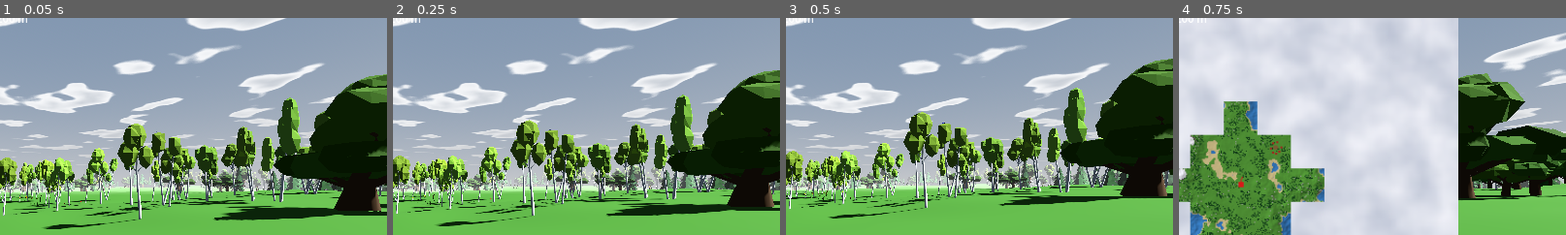
Above: before the commit, frames 1-4 (left to right).
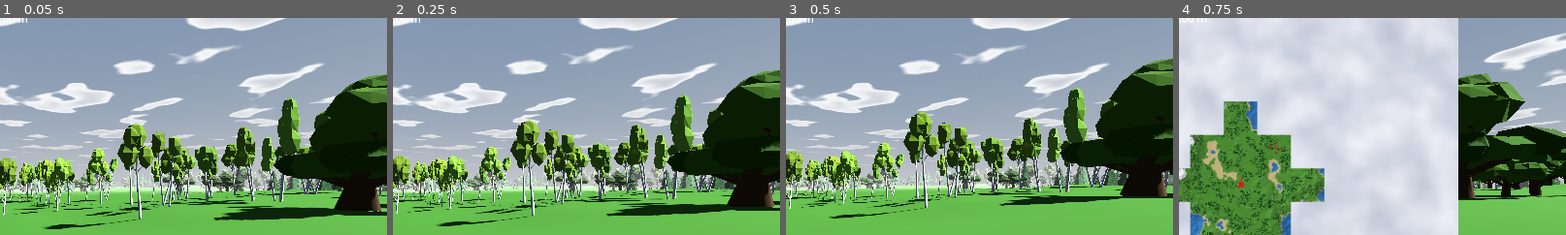
Above: after the commit, the same moments.

Repository: tdebarochez/openworld
Game: Godot game, scene res://main.tscn
The game is run twice, just before and just after one commit, with the same random seed, the same clock (stepped at 60 frames per second) and the same inputs.
Inputs (mouse positions are % of the whole screen's width and height, from its top left):
- Up to frame 1 (0.05 s): no input
- Up to frame 2 (0.25 s): no input
- Up to frame 3 (0.5 s): no input
- Up to frame 4 (0.75 s): tap Enter at 0.5 s; move the mouse to (55, 50) at 0.52 s; hold W from 0.53 s (still down); tap M at 0.6 s
The pictures show only the part of the screen within x 42-92%, y 12-61%; the shares and areas given below are measured in that part.

The runs differ from the first frame. In frame 1, less than 0.1% of the frame differs, in the area x 73-98%, y 74-80%; in frame 2, less than 0.1%; in frame 3, less than 0.1%; in frame 4, less than 0.1%, in the area x 23-27%, y 55-63%.

Commit message:
Six detailed houses: three medieval, three chalets
tools/make_houses.py rebuilt around shared helpers (facade frames, gable
roof with tile/shingle courses, half-timbering, log walls with crossed
corners, balconies, arched doors...). Medieval: half-timbered house with
jetties, gable-fronted town house with a shop counter, stone house with a
round tower and a dormer. Chalets: gable-fronted chalet with two balconies,
long farmhouse with a barn, small chalet on a high base with a porch and
firewood. 2200-2950 triangles each; roof stays in material slot 1.

world.gd: 6 house kinds, one style per village (chalets likelier on less
flat sites, ~12% odd houses), house spacing, ring radius, road distance and
tree clearing derived from each kind's roof radius, collision box from the
foot of the walls (no eaves/balconies), door lamps placed in front of
everything lower than the lantern and never inside a house.

Co-Authored-By: Claude Opus 5.5 <noreply@anthropic.com>

Diff:
--- a/tests/test_seasons.gd
+++ b/tests/test_seasons.gd
@@ -52,6 +52,9 @@
 	for t in trees:
 		kinds[t.kind] = true
 	assert(kinds.size() == 3, "expected all species around the spawn")
+	assert(w.house_meshes.size() == 6)
+	for m: Mesh in w.house_meshes:  # tools/make_houses.py: slot 1 is the roof on every house
+		assert(m.get_surface_count() == 5 and m.surface_get_material(1).resource_name.ends_with("_roof"), "roof not in slot 1")
 	var sun_energy: float = w.seasons.sun.light_energy
 	var water: Color = w.water_mat.albedo_color
 
@@ -82,6 +85,9 @@
 				assert(oak_mat.transparency == BaseMaterial3D.TRANSPARENCY_ALPHA_SCISSOR)
 				assert(w.water_mat.albedo_color == s.ICE)
 				assert(w.house_meshes.all(func(m): return m.surface_get_material(1) is ShaderMaterial), "snow on the roofs")
+				for m: Mesh in w.house_meshes:  # walls, wood (balconies), glass and stone stay bare
+					for i in [0, 2, 3, 4]:
+						assert(m.surface_get_material(i) is StandardMaterial3D, "snow off the roof")
 				assert(s.snow.emitting)
 				assert(w.seasons.sun.light_energy < sun_energy)
 			S.SUMMER:
--- a/tests/test_world.gd
+++ b/tests/test_world.gd
@@ -77,6 +77,9 @@
 	var villages := 0
 	var roads := 0
 	var lamps := 0
+	var kinds := {}
+	var houses := 0
+	var odd := 0  # houses not of their village's main style
 	for gx in range(-5, 5):
 		for gz in range(-5, 5):
 			var g := Vector2i(gx, gz)
@@ -94,11 +97,24 @@
 					assert(Vector2(arm.x, arm.z).dot((v.centre - Vector2(lp.x, lp.z)).normalized()) > 0.99)
 					for d in [Vector2i(1, 0), Vector2i(-1, 0), Vector2i(0, 1), Vector2i(0, -1)]:
 						assert(not w._near_line(Vector2(lp.x, lp.z), [w.road(g, g + d)], w.ROAD_HALF + 0.5), "lamp on a road")
-				for hs in v.houses:
+					# Outside every house's walls, balcony and porch (everything lower than the lantern).
+					assert(not w.in_house(Vector2(lp.x, lp.z), v.houses, 0.3), "lamp in a house")
+				var styles := [0, 0]
+				for i in v.houses.size():
+					var hs: Array = v.houses[i]
 					var p := Vector2(hs[0].x, hs[0].z)
+					var rad: float = w.house_radius[hs[2]]
+					kinds[hs[2]] = true
+					styles[hs[2] / w.HOUSE_VARIANTS] += 1
 					assert(hs[0].y > w.WATER_LEVEL)
 					for d in [Vector2i(1, 0), Vector2i(-1, 0), Vector2i(0, 1), Vector2i(0, -1)]:
-						assert(not w._near_line(p, [w.road(g, g + d)], 8.0), "house on a road")
+						assert(not w._near_line(p, [w.road(g, g + d)], rad + w.ROAD_HALF), "house on a road")
+					assert(p.distance_to(v.centre) > rad + 8.3, "house over the square's lamps")
+					for j in i:  # roofs never touch, whatever the yaws
+						var o: Array = v.houses[j]
+						assert(p.distance_to(Vector2(o[0].x, o[0].z)) >= rad + w.house_radius[o[2]], "houses overlap")
+				odd += styles.min()
+				houses += v.houses.size()
 			for d in [Vector2i(1, 0), Vector2i(0, 1)]:
 				var r: PackedVector2Array = w.road(g, g + d)
 				assert(r == w.road(g + d, g))
@@ -106,8 +122,15 @@
 					roads += 1
 					for p in r:
 						assert(w.height(p.x, p.y) >= w.WATER_LEVEL + 0.5)
-	print("villages %d, roads %d, street lamps %d over 4 x 4 km" % [villages, roads, lamps])
+	print("villages %d, roads %d, street lamps %d, houses %d (%d off their village's style), kinds %s over 4 x 4 km" % [villages, roads, lamps, houses, odd, kinds.keys()])
 	assert(villages > 0 and roads > 0 and lamps > villages * 5)
+	assert(kinds.size() == w.HOUSE_KINDS, "every house kind is used")
+	assert(odd < houses * 0.2, "villages should keep mostly one style")
+	for k in w.HOUSE_KINDS:  # the collision box sits within the house, the lamps' keep-out area covers it
+		var hb := AABB(w.house_centres[k] - w.house_shapes[k].size / 2.0, w.house_shapes[k].size)
+		assert(w.house_low[k].encloses(Rect2(hb.position.x, hb.position.z, hb.size.x, hb.size.z)))
+		assert(hb.size.x > 4.0 and hb.size.z > 4.0 and hb.position.y == 0.0 and w.house_radius[k] < 9.0)
+		print("house %d: walls %s, low %s, radius %.1f" % [k, hb, w.house_low[k], w.house_radius[k]])
 	for gx in range(-3, 3):  # a zone with a house: no tree within the house's clearing
 		var v: Dictionary = w.village(Vector2i(gx, 0))
 		if v.is_empty() or v.houses.is_empty():
@@ -118,7 +141,7 @@
 		var local: Vector2 = Vector2(hp.x, hp.z) - Vector2(cell) * w.ZONE_SIZE
 		for models in w.tree_transforms(cell, lay.mask):
 			for t in models:
-				assert(Vector2(t.origin.x, t.origin.z).distance_to(local) > 7.0, "tree inside a house")
+				assert(Vector2(t.origin.x, t.origin.z).distance_to(local) > w.house_radius[v.houses[0][2]], "tree inside a house")
 		assert(lay.houses.any(func(l): return not l.is_empty()))
 		assert(not lay.lamps.is_empty(), "no street lamp in a village zone")
 		break
--- a/world.gd
+++ b/world.gd
@@ -27,7 +27,8 @@
 const ROCK_KINDS := 5  # tools/make_rocks.py; rock_3 is a pebble (no collision)
 const FLOWER_CLUSTERS := 40  # flower beds tried per zone; about half fit their species' habitat
 const VILLAGE_GRID := 400.0  # one candidate village per 400 m square, kept only on flat plains
-const HOUSE_KINDS := 3  # tools/make_houses.py
+const HOUSE_KINDS := 6  # tools/make_houses.py: 0-2 medieval, 3-5 chalets
+const HOUSE_VARIANTS := 3  # kinds per style
 const LAMP_HEIGHT := 3.4  # m, bottom of the lantern
 const LAMP_ARM := 0.55  # m from the pole to the lantern
 const LAMP_LIGHT := Vector3(LAMP_ARM, LAMP_HEIGHT + 0.2, 0)  # lantern centre = light, in the lamp's frame
@@ -71,8 +72,10 @@
 # plus "mesh". Surface 0 = foliage, surfaces ≥ 1 = blossom (seasons.gd hides them out of season).
 var flowers: Array = []
 var house_meshes: Array[Mesh] = []
-var house_shapes: Array[BoxShape3D] = []  # per kind, the walls' box (plinth excluded)
+var house_shapes: Array[BoxShape3D] = []  # per kind, the walls' box (eaves and balconies excluded)
 var house_centres: Array[Vector3] = []  # per kind, centre of that box in the house's frame
+var house_low: Array[Rect2] = []  # per kind, x/z extent of all lower than a lantern (balconies, porch, low eaves)
+var house_radius: Array[float] = []  # per kind, from the origin to the farthest roof corner (x/z)
 # Village street lamps: dark pole + lantern (lit at night), a shadow-casting OmniLight each in full zones.
 var lamp_meshes: Array[ArrayMesh] = []
 var lamp_glass := StandardMaterial3D.new()
@@ -112,12 +115,24 @@
 	for k in HOUSE_KINDS:
 		var m := _load_mesh("res://assets/houses/house_%d.glb" % k)
 		house_meshes.append(m)
-		var box := m.get_aabb()
-		box = box.intersection(AABB(Vector3(box.position.x, 0, box.position.z), Vector3(box.size.x, box.end.y, box.size.z)))
+		# Collision box from the plinth top and the foot of the walls (wall and stone surfaces 0.25-1.2 m
+		# up, so the eaves, jetties and balconies don't widen it), from the ground to the roof top.
+		var box := AABB()
+		var low := Rect2()
+		for s in m.get_surface_count():
+			for v: Vector3 in m.surface_get_arrays(s)[Mesh.ARRAY_VERTEX]:
+				if v.y < LAMP_HEIGHT + 0.8:
+					low = low.expand(Vector2(v.x, v.z))
+				if (s == 0 or s == 4) and v.y > 0.25 and v.y < 1.2:
+					box = box.expand(v)
+		box.end.y = m.get_aabb().end.y
 		var shape := BoxShape3D.new()
 		shape.size = box.size
 		house_shapes.append(shape)
 		house_centres.append(box.get_center())
+		house_low.append(low)
+		var full := m.get_aabb()
+		house_radius.append(Vector2(maxf(-full.position.x, full.end.x), maxf(-full.position.z, full.end.z)).length())
 	_make_lamp()
 	trunk_shape.radius = 0.3
 	trunk_shape.height = 2.0
@@ -280,29 +295,32 @@
 	var rng := RandomNumberGenerator.new()
 	rng.seed = site.seed
 	var houses := []  # [world position, yaw, kind]; doors (+Z) face the village square
+	# One style per village, chalets likelier on less flat sites, and the odd house of the other style.
+	var chalets := rng.randf() < 0.4 + 3.0 * hilliness(c.x, c.y)
 	var count := rng.randi_range(4, 9)
 	for i in count:
 		var a := TAU * i / count + rng.randf_range(-0.25, 0.25)
-		var r := rng.randf_range(13.0, 24.0)
-		var kind := rng.randi() % HOUSE_KINDS
+		var kind := (int(chalets) ^ int(rng.randf() < 0.12)) * HOUSE_VARIANTS + rng.randi() % HOUSE_VARIANTS
+		var rad := house_radius[kind]
+		var r := rng.randf_range(9.0, 17.0) + rad  # roof clear of the square and its lamps
 		var p := c + Vector2(cos(a), sin(a)) * r
 		var ph := height(p.x, p.y)
-		if ph < WATER_LEVEL + 1.0 or _normal(p.x, p.y).y < 0.9 or _near_line(p, roads, 8.0) \
-				or houses.any(func(o): return Vector2(o[0].x, o[0].z).distance_to(p) < 11.0):
+		if ph < WATER_LEVEL + 1.0 or _normal(p.x, p.y).y < 0.9 or _near_line(p, roads, rad + ROAD_HALF) \
+				or houses.any(func(o): return Vector2(o[0].x, o[0].z).distance_to(p) < rad + house_radius[o[2]]):
 			continue
 		var to_square := c - p
 		houses.append([Vector3(p.x, ph - 0.1, p.y), atan2(to_square.x, to_square.y), kind])
-	# Street lamps: five round the square (inside its clearing) and one beside each front door,
-	# none on a road.
+	# Street lamps: five round the square (inside its clearing) and one beside each front door, in
+	# front of the balcony or porch; none on a road or in a house.
 	var spots: Array[Vector2] = []
 	for i in 5:
 		spots.append(c + Vector2.from_angle(TAU * i / 5.0 + 0.3) * 8.3)
 	for hs in houses:
-		var front: Vector3 = Basis(Vector3.UP, hs[1]) * Vector3(2.4, 0, 4.6)  # doors face +Z
+		var front: Vector3 = Basis(Vector3.UP, hs[1]) * Vector3(2.4, 0, house_low[hs[2]].end.y + 0.8)  # doors face +Z
 		spots.append(Vector2(hs[0].x + front.x, hs[0].z + front.z))
 	var lamps := []  # [world position on the ground, yaw]: the arm (+X) reaches towards the square
 	for p in spots:
-		if not _near_line(p, roads, ROAD_HALF + 1.0) and height(p.x, p.y) > WATER_LEVEL + 0.5:
+		if not _near_line(p, roads, ROAD_HALF + 1.0) and height(p.x, p.y) > WATER_LEVEL + 0.5 and not in_house(p, houses):
 			var to_square := c - p
 			lamps.append([Vector3(p.x, height(p.x, p.y), p.y), atan2(-to_square.y, to_square.x)])
 	return {"centre": c, "houses": houses, "lamps": lamps}
@@ -322,6 +340,16 @@
 	table[key] = v
 	_memo_lock.unlock()
 	return v
+
+
+## True when world x/z point `p` is within `margin` of one of `houses` ([position, yaw, kind]) or of
+## anything of it lower than a lantern (house_low: balconies, porch, low eaves).
+func in_house(p: Vector2, houses: Array, margin := 0.5) -> bool:
+	for hs in houses:
+		var l: Vector3 = Basis(Vector3.UP, -hs[1]) * Vector3(p.x - hs[0].x, 0, p.y - hs[0].z)
+		if house_low[hs[2]].grow(margin).has_point(Vector2(l.x, l.z)):
+			return true
+	return false
 
 
 static func _near_line(p: Vector2, lines: Array, r: float) -> bool:
@@ -416,7 +444,7 @@
 			_mark_segment(mask, v.centre - origin, v.centre - origin, 7.0, 9.0)  # the square
 			for hs in v.houses:
 				var lp := Vector2(hs[0].x, hs[0].z) - origin
-				_mark_segment(mask, lp, lp, 0.0, 7.5)
+				_mark_segment(mask, lp, lp, 0.0, house_radius[hs[2]] + 1.0)
 				if absf(lp.x) < half and absf(lp.y) < half:
 					houses[hs[2]].append(Transform3D(Basis(Vector3.UP, hs[1]), Vector3(lp.x, hs[0].y, lp.y)))
 			for lamp in v.lamps:
Binary file changed: assets/houses/house_0.glb
Binary file changed: assets/houses/house_1.glb
Binary file changed: assets/houses/house_2.glb
Binary file added: assets/houses/house_3.glb
Not shown, added: assets/houses/house_3.glb.import
Binary file added: assets/houses/house_4.glb
Not shown, added: assets/houses/house_4.glb.import
Binary file added: assets/houses/house_5.glb
Not shown, added: assets/houses/house_5.glb.import
